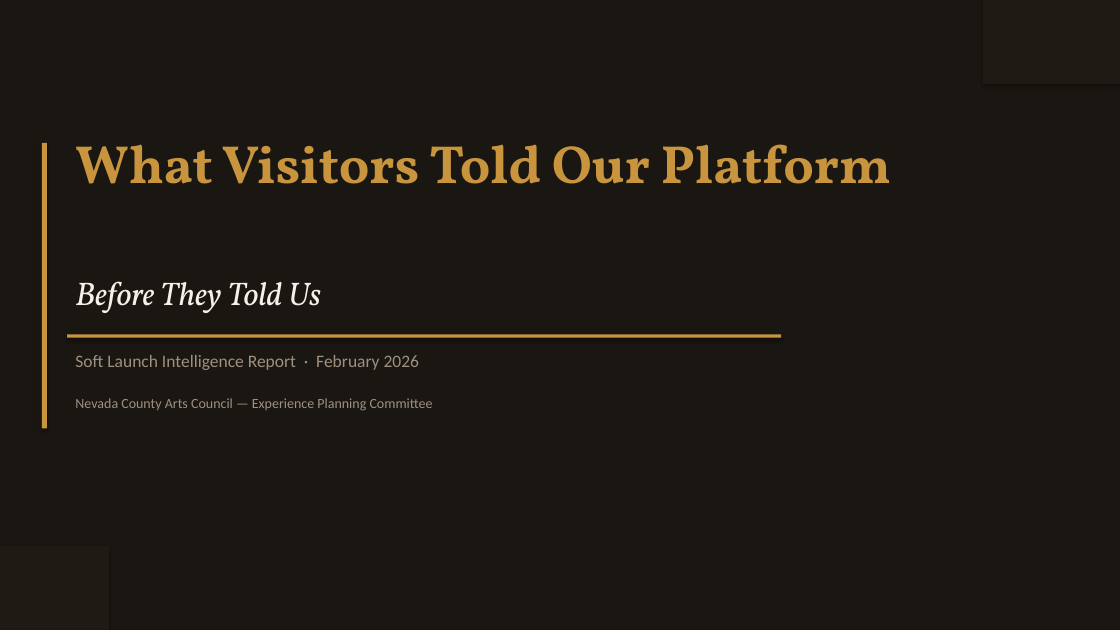
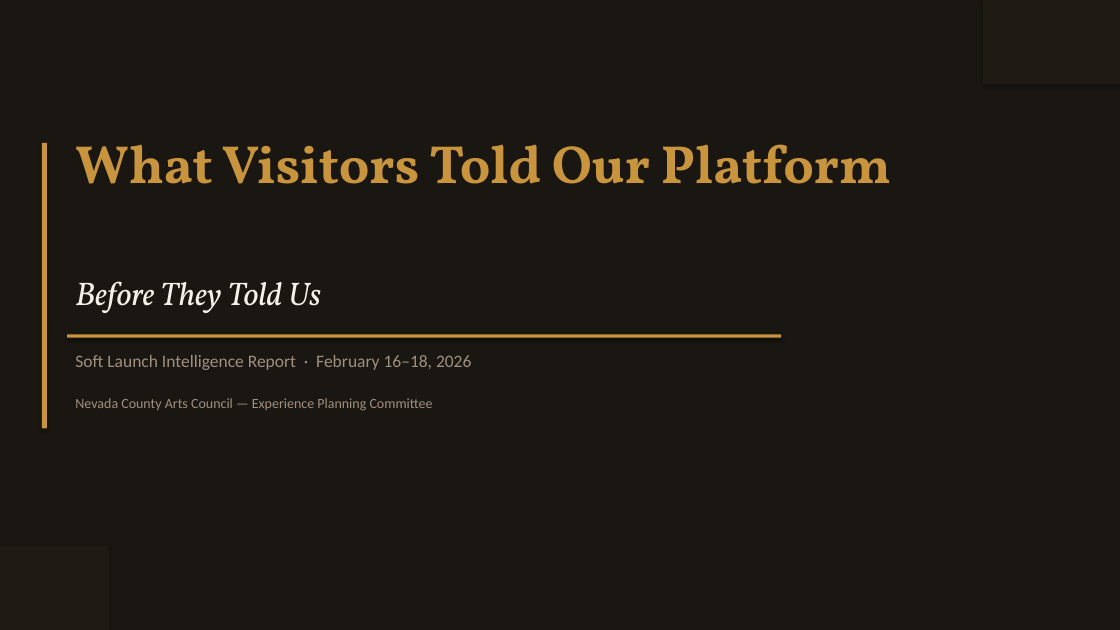
Before and after one commit to endersclarity/ArtsCouncil, a slide deck: slide 1 of reports/2026-02-demand-signal-deck.pptx. Drawn at 1120x630 pixels with LibreOffice and Linux fonts; fonts in the diff are those of the drawing. Boxes give left, top, right and bottom in pixels: in the first picture for what was removed or moved away, otherwise in the second. Text is boxed around its words. In the diff, an @@ line names an element or a change of style, - is before the commit and + after.

```diff
--- a/reports/2026-02-demand-signal-deck.pptx
+++ b/reports/2026-02-demand-signal-deck.pptx
@@ text at bbox=[75, 355, 471, 370]: text changed @@
-Soft Launch Intelligence Report · February 2026
+Soft Launch Intelligence Report · February 16–18, 2026
```
Also in this commit, not shown: 2 other files.
